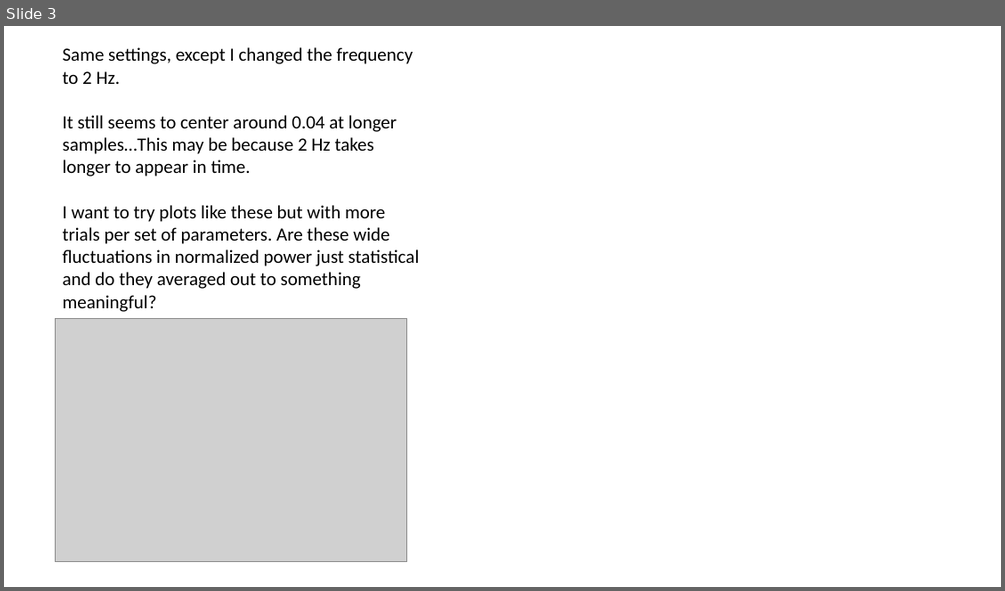
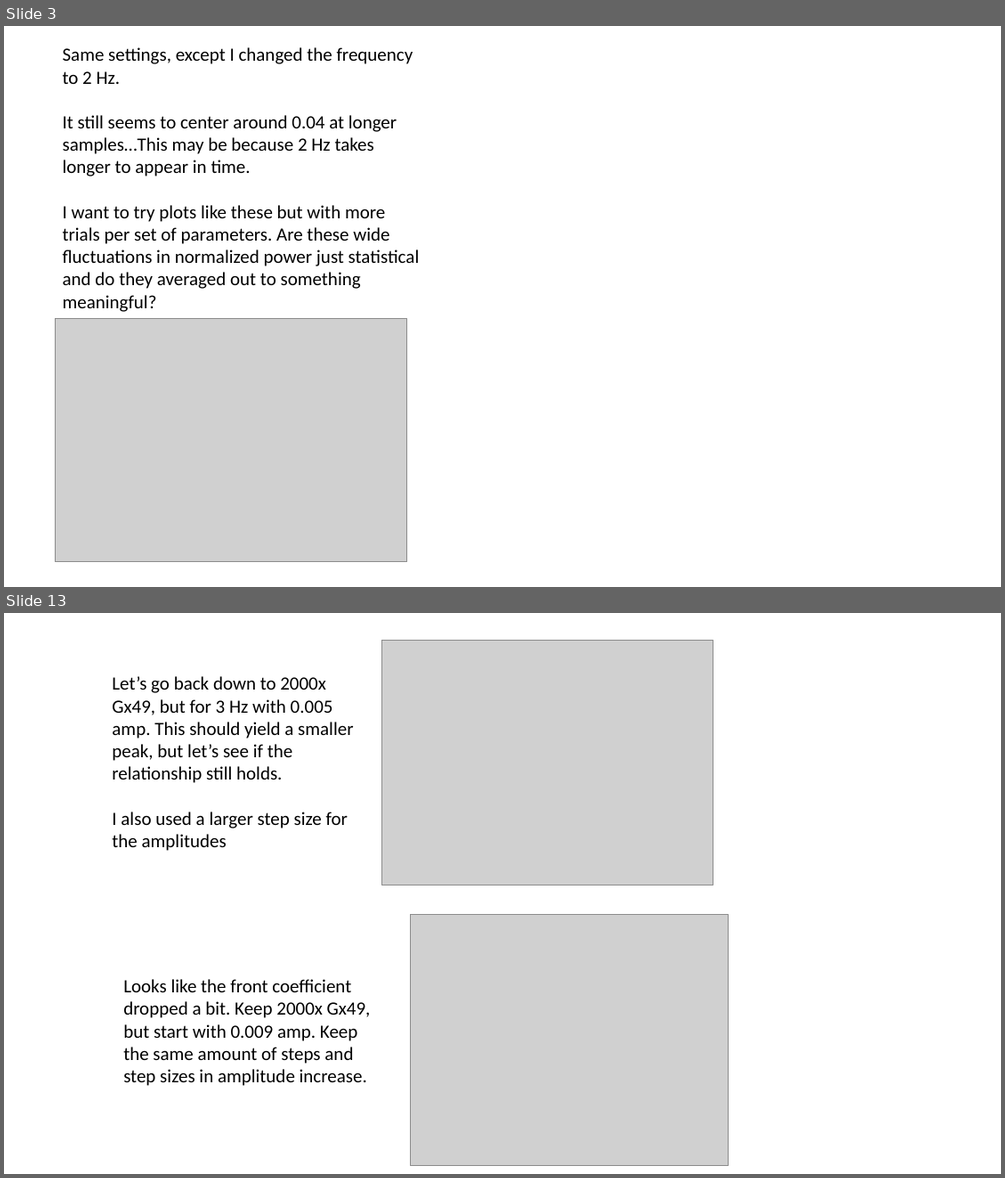
Before and after one commit to garretts-hub/GST_Work, a slide deck: Defining power.pptx. Shown one above the other, each under a label of ours: slide 3 before the commit, slides 3 and 13 after it; the slides between them are not shown. The pictures are 1005x591 and 1005x1178 pixels, drawn with LibreOffice and Linux fonts; fonts in the diff are those of the drawing; grey boxes stand for pictures. Boxes give left, top, right and bottom in pixels: in the first picture for what was removed or moved away, otherwise in the second. Text is boxed around its words. In the diff, an @@ line names an element or a change of style, - is before the commit and + after.

```diff
--- a/Defining power.pptx
+++ b/Defining power.pptx
@@ slide 13 added at bbox=[4, 613, 1001, 1174], background #FFFFFF @@
@@ picture added at bbox=[382, 640, 713, 885] @@
@@ text added at bbox=[112, 676, 353, 851], 18 pt, text #000000 @@
+Let’s go back down to 2000x Gx49, but for 3 Hz with 0.005 amp. This should yield a smaller peak, but let’s see if the relationship still holds.
+I also used a larger step size for the amplitudes
@@ picture added at bbox=[410, 915, 728, 1165] @@
@@ text added at bbox=[123, 979, 371, 1086], 18 pt, text #000000 @@
+Looks like the front coefficient dropped a bit. Keep 2000x Gx49, but start with 0.009 amp. Keep the same amount of steps and step sizes in amplitude increase.
```
Also in this commit, not shown: 2 slides changed, 9 other slides added, 2 other files.
